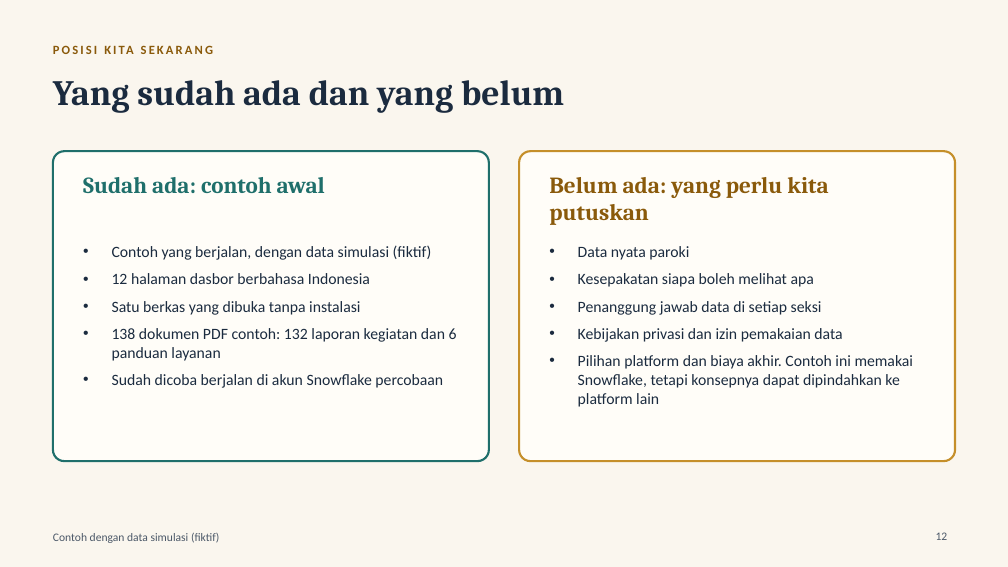
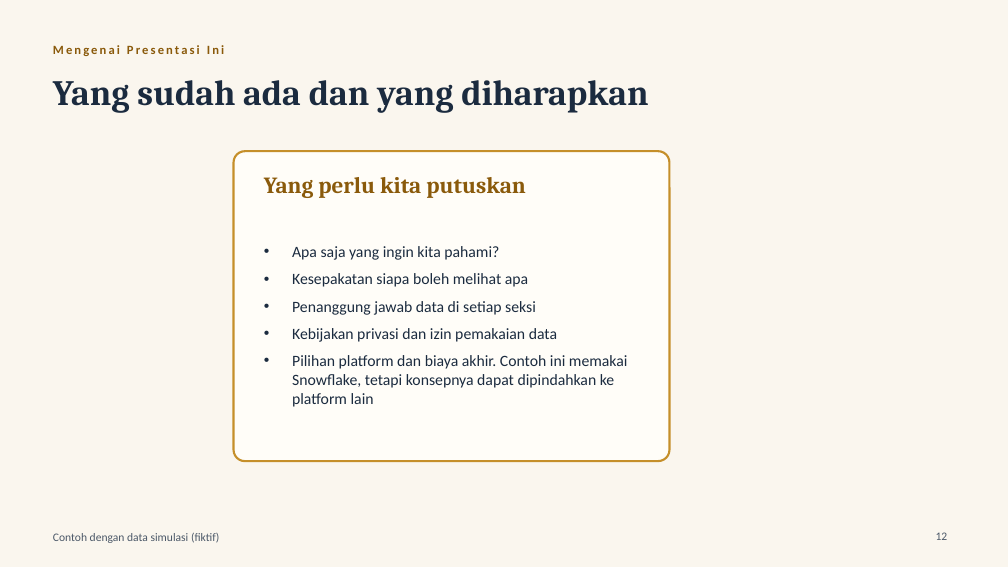
Before and after one commit to mizuruka92/church-activties, a slide deck: slide 12 of docs/presentation/pusat_informasi_paroki_dewan.pptx. Drawn at 1008x567 pixels with LibreOffice and Linux fonts; fonts in the diff are those of the drawing. Boxes give left, top, right and bottom in pixels: in the first picture for what was removed or moved away, otherwise in the second. Text is boxed around its words. In the diff, an @@ line names an element or a change of style, - is before the commit and + after.

Commit message:
updated slides

```diff
--- a/docs/presentation/pusat_informasi_paroki_dewan.pptx
+++ b/docs/presentation/pusat_informasi_paroki_dewan.pptx
@@ text at (53,45,224,56): text changed @@
-POSISI KITA SEKARANG
+Mengenai Presentasi Ini
@@ title at (53,80,648,113): text changed @@
-Yang sudah ada dan yang belum
+Yang sudah ada dan yang diharapkan
@@ rounded rectangle removed at (53,151,489,461) @@
@@ text removed at (83,177,325,193) @@
-Sudah ada: contoh awal
@@ rounded rectangle: place and size @@
-rounded rectangle at (520,151,956,461)
+rounded rectangle at (234,151,670,461)
@@ text at (264,177,526,198): text changed @@
-Belum ada: yang perlu kita putuskan
+Yang perlu kita putuskan
@@ text removed at (112,245,457,388) @@
-• Contoh yang berjalan, dengan data simulasi (fiktif)
-• 12 halaman dasbor berbahasa Indonesia
-• Satu berkas yang dibuka tanpa instalasi
-• 138 dokumen PDF contoh: 132 laporan kegiatan dan 6 panduan layanan
-• Sudah dicoba berjalan di akun Snowflake percobaan
@@ text "Apa saja yang ingin kita ...": place and size @@
-text "Apa saja yang ingin kita ..." at (578,246,914,407)
+text "Apa saja yang ingin kita ..." at (292,246,628,407)
@@ text at (292,246,499,260): text changed @@
-• Data nyata paroki
+• Apa saja yang ingin kita pahami?
```
Also in this commit, not shown: 6 other slides changed, 1 slide removed.
